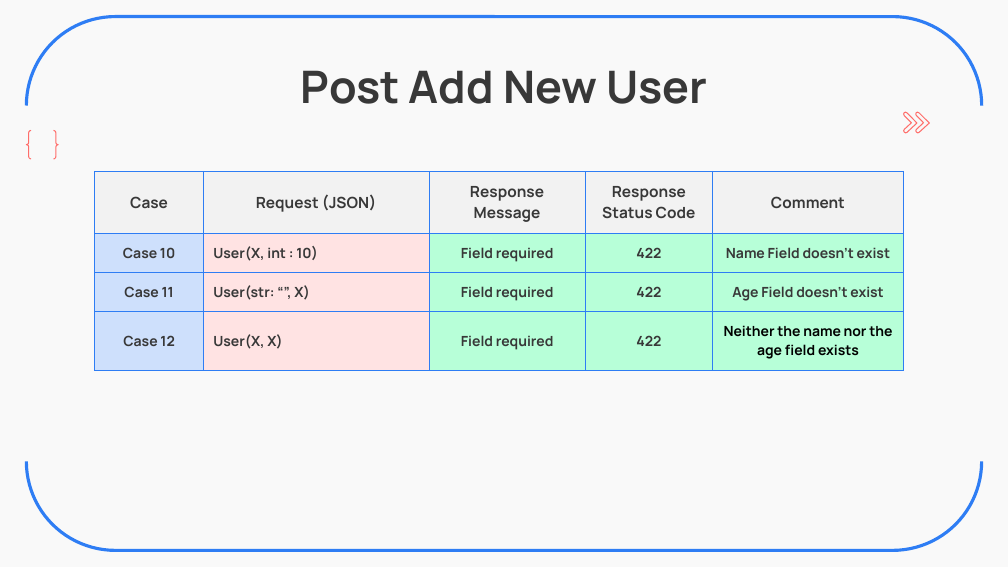
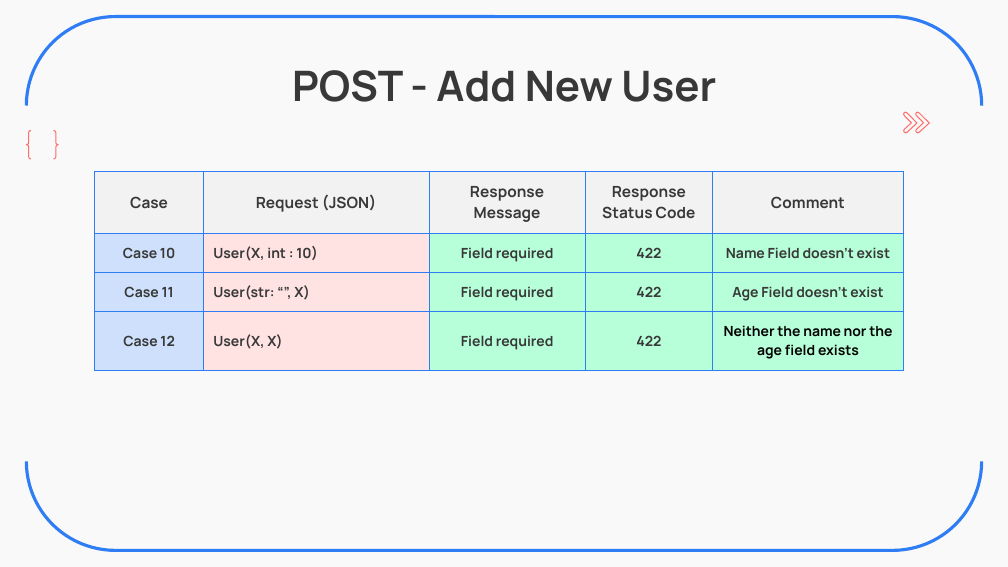
Before and after one commit to ZavierHuang/RESTFUL-API-DESIGN, a slide deck: slide 7 of 黃昱叡_SW2_Backend_Practice.pptx. Drawn at 1008x567 pixels with LibreOffice and Linux fonts; fonts in the diff are those of the drawing. Boxes give left, top, right and bottom in pixels: in the first picture for what was removed or moved away, otherwise in the second. Text is boxed around its words. In the diff, an @@ line names an element or a change of style, - is before the commit and + after.

```diff
--- a/黃昱叡_SW2_Backend_Practice.pptx
+++ b/黃昱叡_SW2_Backend_Practice.pptx
@@ title at (292, 70, 716, 102): text changed; size 32 to 30 pt @@
-Post Add New User
+POST - Add New User
```
Also in this commit, not shown: 14 other slides changed, 3 other files.
